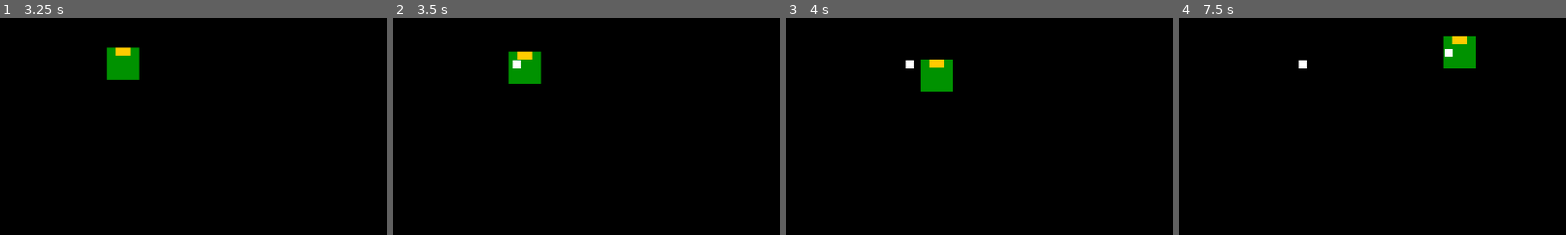
Above: before the commit, frames 1-4 (left to right).
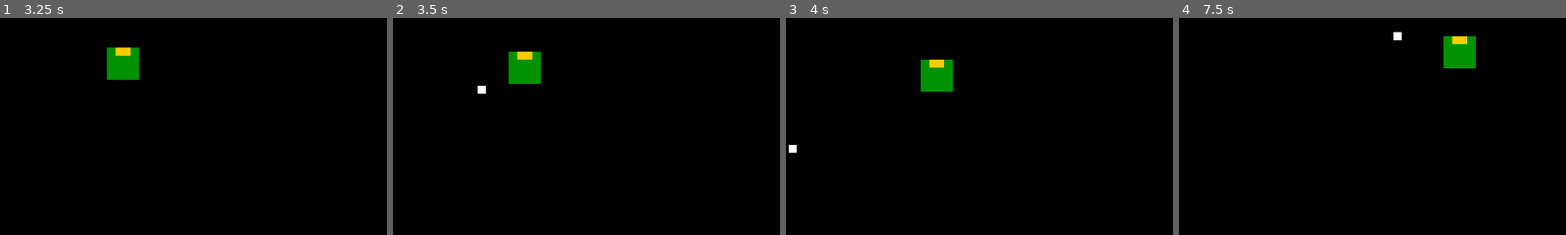
Above: after the commit, the same moments.

Repository: Toxe/godot-defender-clone
Game: Godot game, scene res://scenes/enemies/lander.tscn
Two runs of this game, one before a commit and one after it. Both use one fixed random seed, a clock stepped at 60 frames per second and the inputs below. This scene is started directly instead of the project's main scene.
Inputs:
- Up to frame 1 (3.25 s): tap Enter at 0.5 s; hold Right (move_right) 0.53-1.28 s; hold Space (fire) 0.53-1.28 s; hold Down (move_down) 1.28-2.03 s; tap Space (fire) at 1.35, 2.85 s; hold Right (move_right) 2.03-2.78 s; hold Space (fire) 2.03-2.78 s; hold Up (move_up) from 2.78 s (still down)
- Up to frame 2 (3.5 s): keep holding Up (move_up)
- Up to frame 3 (4 s): release Up (move_up) at 3.53 s; hold Left (move_left) from 3.53 s (still down); hold Space (fire) from 3.53 s (still down)
- Up to frame 4 (7.5 s): release Space (fire) at 4.28 s; tap Space (fire) at 4.35, 5.85, 7.35 s; release Left (move_left) at 5.03 s; hold Down (move_down) 5.03-5.78 s; hold Space (fire) 5.03-5.78 s; hold Right (move_right) 5.78-6.53 s; hold Up (move_up) 6.53-7.28 s; hold Space (fire) 6.53-7.28 s; hold Right (move_right) from 7.28 s (still down)
The pictures show only the part of the screen within x 0-50%, y 0-50%; the shares and areas given below are measured in that part.

Frame 1 is identical in both runs. In frame 2, 0.2% of the frame differs, in the area x 21-34%, y 19-36%; in frame 3, 0.2%; in frame 4, 0.3%, in the area x 30-71%, y 6-24%.
Error before the commit: Invalid access to property or key 'global_position' on a base object of type 'null instance'. (res://scripts/enemy_shooting_at_player_strategy.gd:10)

Commit message:
EnemyShootingAtPlayerStrategy: If the player is dead shoot into a random direction

Diff:
--- a/G01_Defender/scripts/enemy_shooting_at_player_strategy.gd
+++ b/G01_Defender/scripts/enemy_shooting_at_player_strategy.gd
@@ -6,7 +6,11 @@
 # Note: shot is not yet in the tree so shot.global_position is still (0, 0) at this point and shot.get_tree() would return null
 func update(scene_tree: SceneTree, shot: Node2D, shot_global_position: Vector2):
     if shot.has_node("MovementComponent"):
+        var shot_movement_component = shot.get_node("MovementComponent") as MovementComponent
         var player = scene_tree.get_first_node_in_group("player") as Node2D
-        var direction = player.global_position - shot_global_position
-        var shot_movement_component = shot.get_node("MovementComponent") as MovementComponent
-        shot_movement_component.direction = direction.rotated(deg_to_rad(randf_range(-spread_angle / 2.0, spread_angle / 2.0)))
+        if player:
+            # shoot roughly into the direction of the player
+            shot_movement_component.direction = (player.global_position - shot_global_position).rotated(deg_to_rad(randf_range(-spread_angle / 2.0, spread_angle / 2.0)))
+        else:
+            # no player found (could be dead), so just shoot into a random direction
+            shot_movement_component.direction = Vector2.RIGHT.rotated(randf_range(0.0, 2.0 * PI))
